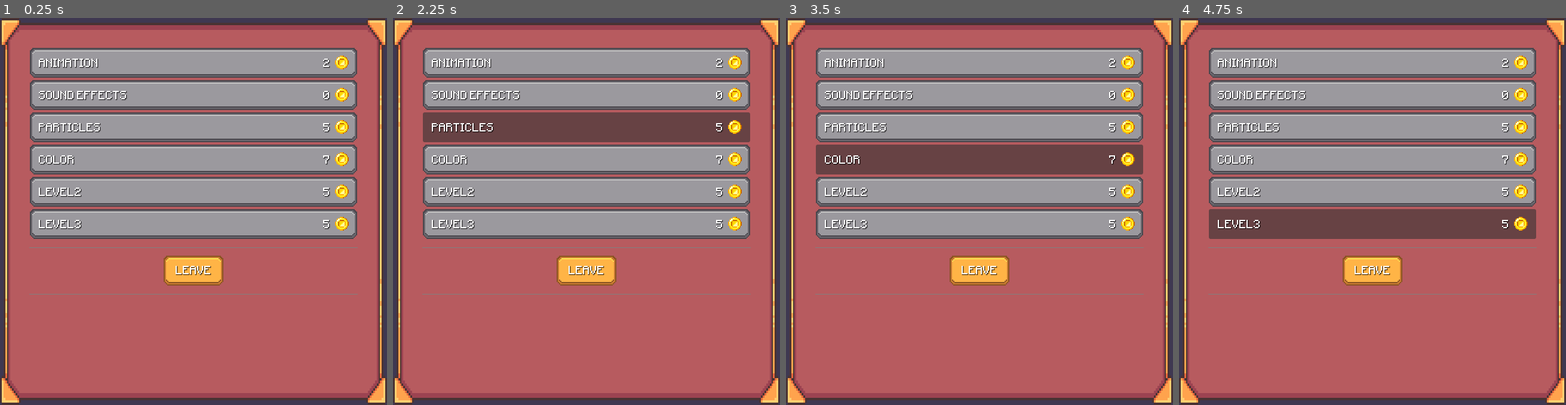
Above: before the commit, frames 1-4 (left to right).
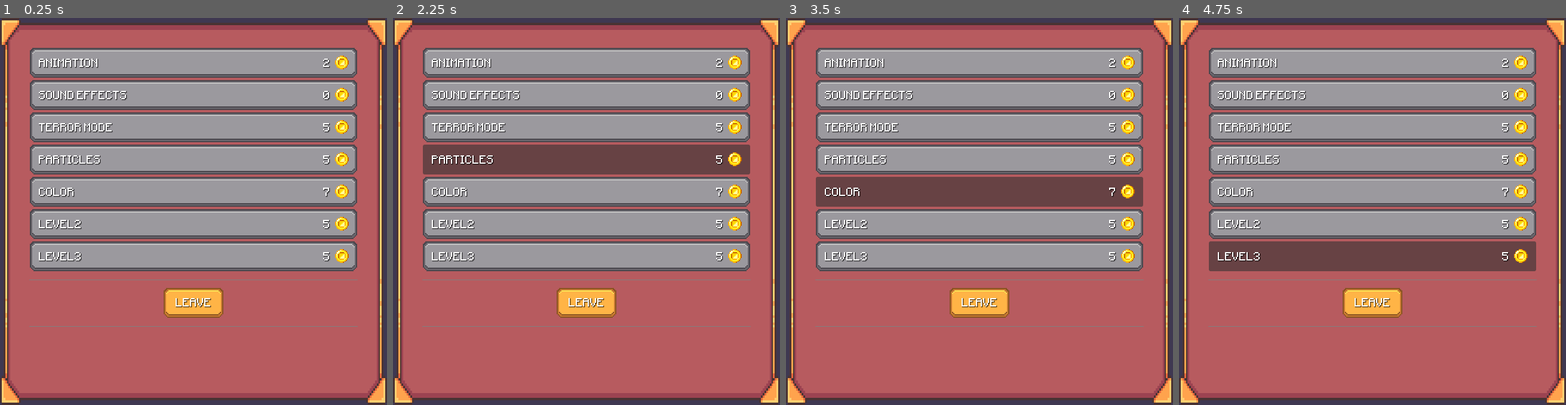
Above: after the commit, the same moments.

Repository: ofknee/the-messenger
Game: Godot game, scene res://scenes/shop.tscn
Same seed, same stepped clock (60 frames per second), same inputs: the game is played once before the commit and once after it. This scene is started directly instead of the project's main scene.
Inputs (mouse positions are in pixels of both pictures, inside the frame that each line leads up to):
- Up to frame 1 (0.25 s): no input
- Up to frame 2 (2.25 s): click (586, 126) at 0.5 s, where only the run after the commit has a clickable "TERROR MODE"; click "ANIMATION" at 1.25 s; click "PARTICLES" at 2 s
- Up to frame 3 (3.5 s): click "COLOR" at 2.75 s
- Up to frame 4 (4.75 s): click "LEVEL2" at 3.5 s; click "LEVEL3" at 4.25 s

The runs differ from the first frame. In frame 1, 9.3% of the frame differs, in the area x 7-93%, y 27-80%; in frame 2, 21%; in frame 3, 22%; in frame 4, 16%.

Commit message:
terror mode

Diff:
--- a/project.godot
+++ b/project.godot
@@ -25,7 +25,6 @@
 window/size/viewport_width=648
 window/size/mode=1
 window/stretch/mode="canvas_items"
-window/stretch/aspect="keep_width"
 window/defaults/default_clear_color=Color(0.3, 0.3, 0.3, 1)
 
 [editor_plugins]
--- a/scenes/game.tscn
+++ b/scenes/game.tscn
@@ -264,6 +264,11 @@
 price = 5
 thing = "particles"
 
+[node name="TERROR MODE" parent="UI/Control/MarginContainer/Shop/ScrollContainer/MarginContainer/VBoxContainer" unique_id=2143273714 instance=ExtResource("8_kvpfn")]
+layout_mode = 2
+price = 5
+thing = "terrorMode"
+
 [node name="COLOR" parent="UI/Control/MarginContainer/Shop/ScrollContainer/MarginContainer/VBoxContainer" unique_id=787159581 instance=ExtResource("8_kvpfn")]
 layout_mode = 2
 price = 7
@@ -280,6 +285,7 @@
 thing = "level3"
 
 [node name="HSeparator" type="HSeparator" parent="UI/Control/MarginContainer/Shop/ScrollContainer/MarginContainer/VBoxContainer" unique_id=870113532]
+self_modulate = Color(1, 1, 1, 0)
 custom_minimum_size = Vector2(0, 20)
 layout_mode = 2
 theme_override_constants/separation = 11
@@ -311,6 +317,7 @@
 vertical_alignment = 1
 
 [node name="HSeparator2" type="HSeparator" parent="UI/Control/MarginContainer/Shop/ScrollContainer/MarginContainer/VBoxContainer" unique_id=1589589803]
+modulate = Color(1, 1, 1, 0)
 custom_minimum_size = Vector2(0, 20)
 layout_mode = 2
 theme_override_constants/separation = 11
--- a/scenes/shop.tscn
+++ b/scenes/shop.tscn
@@ -61,6 +61,11 @@
 price = 0
 thing = "sfx"
 
+[node name="TERROR MODE" parent="ScrollContainer/MarginContainer/VBoxContainer" unique_id=966371271 instance=ExtResource("2_xfvoa")]
+layout_mode = 2
+price = 5
+thing = "terrorMode"
+
 [node name="PARTICLES" parent="ScrollContainer/MarginContainer/VBoxContainer" unique_id=1964785691 instance=ExtResource("2_xfvoa")]
 layout_mode = 2
 price = 5
